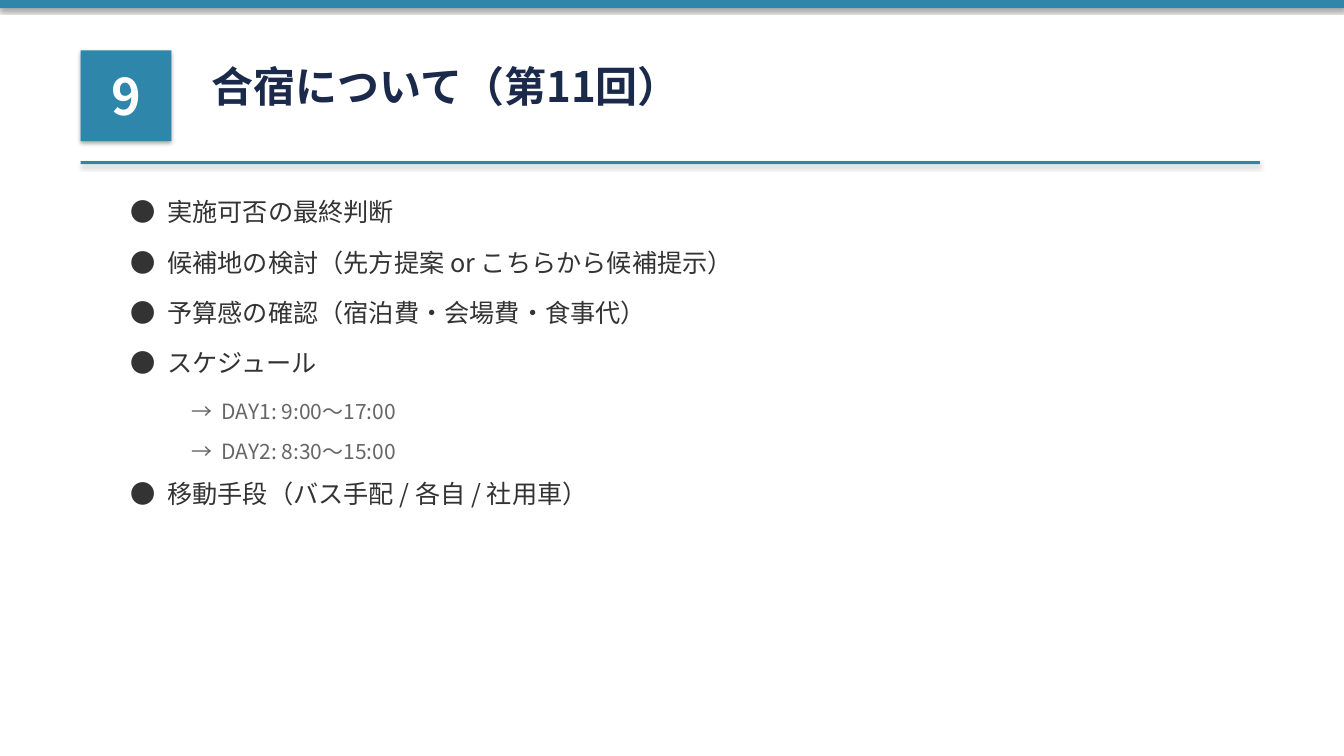
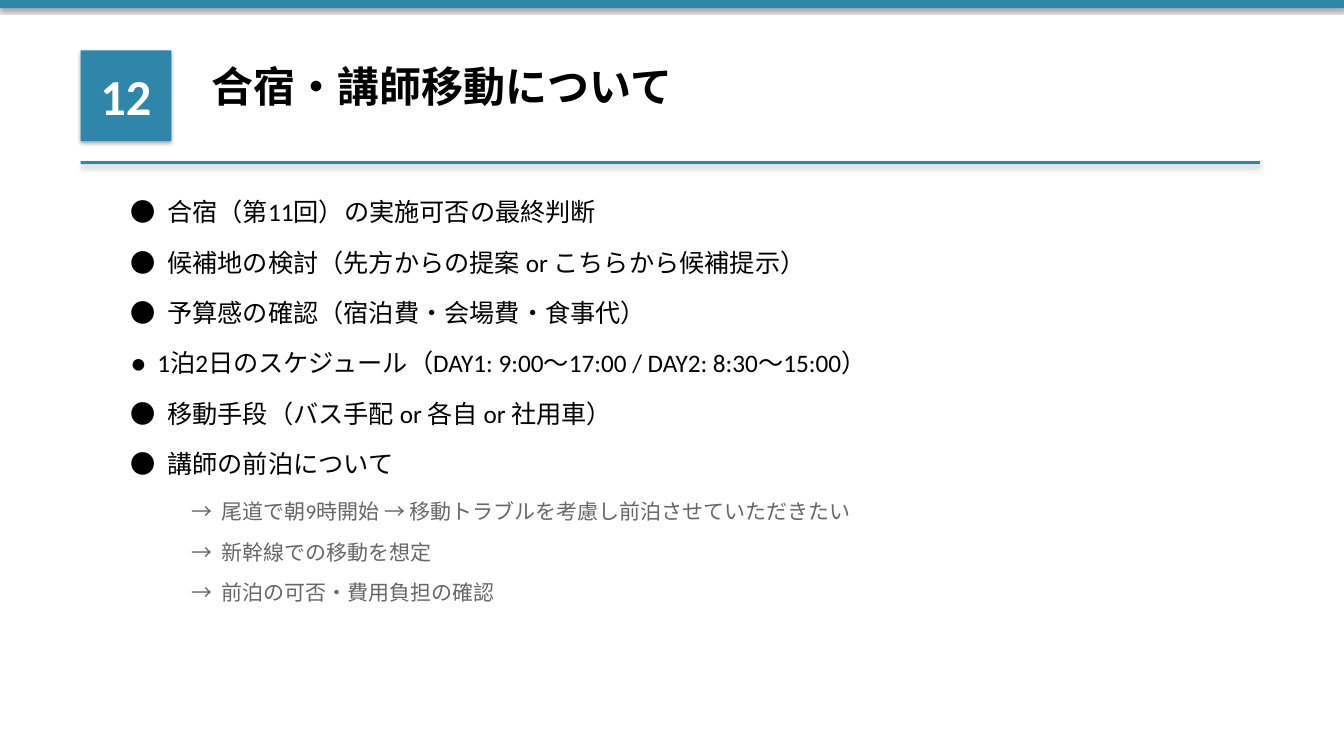
Before and after one commit to ennoshita-inc/training-taiko-kanri, a slide deck: slide 14 of clients/大晃産業/03_日程調整/【アジェンダ】20260323_打合せ.pptx (slide 11 before the commit). Drawn at 1344x756 pixels with LibreOffice and Linux fonts; fonts in the diff are those of the drawing. Boxes give left, top, right and bottom in pixels: in the first picture for what was removed or moved away, otherwise in the second. Text is boxed around its words. In the diff, an @@ line names an element or a change of style, - is before the commit and + after.

```diff
--- a/clients/大晃産業/03_日程調整/【アジェンダ】20260323_打合せ.pptx
+++ b/clients/大晃産業/03_日程調整/【アジェンダ】20260323_打合せ.pptx
@@ text in rectangle at [100, 82, 151, 115]: text changed; font Noto Sans CJK JP to Calibri @@
-9
+12
@@ text at [211, 66, 672, 106]: text changed; font Noto Sans CJK JP to Calibri; text colour #1B2A4A to #000000 @@
-合宿について（第11回）
+合宿・講師移動について
@@ text at [167, 199, 596, 224]: text changed; font Noto Sans CJK JP to Calibri; text colour #333333 to #000000 @@
-● 実施可否の最終判断
+● 合宿（第11回）の実施可否の最終判断
@@ text at [167, 250, 806, 275]: text changed; font Noto Sans CJK JP to Calibri; text colour #333333 to #000000 @@
-● 候補地の検討（先方提案 or こちらから候補提示）
+● 候補地の検討（先方からの提案 or こちらから候補提示）
@@ text "● 予算感の確認（宿泊費・会場費・食事代）" at [167, 300, 646, 325]: font Noto Sans CJK JP to Calibri, text colour #333333 to #000000 @@
@@ text at [157, 352, 867, 375]: text changed; font Noto Sans CJK JP to Calibri; text colour #333333 to #000000 @@
-● スケジュール
+● 1泊2日のスケジュール（DAY1: 9:00〜17:00 / DAY2: 8:30〜15:00）
@@ text at [167, 401, 612, 426]: text changed; font Noto Sans CJK JP to Calibri; text colour #333333 to #000000 @@
-● 移動手段（バス手配 / 各自 / 社用車）
+● 移動手段（バス手配 or 各自 or 社用車）
@@ text removed at [222, 403, 396, 419] @@
-→ DAY1: 9:00〜17:00
@@ text at [167, 452, 393, 475]: text changed; size 15 to 18 pt; font Noto Sans CJK JP to Calibri; text colour #666666 to #000000 @@
-→ DAY2: 8:30〜15:00
+● 講師の前泊について
@@ text added at [222, 501, 851, 521], 15 pt, text #666666 @@
+→ 尾道で朝9時開始 → 移動トラブルを考慮し前泊させていただきたい
@@ text added at [222, 542, 432, 562], 15 pt, text #666666 @@
+→ 新幹線での移動を想定
@@ text added at [222, 582, 495, 602], 15 pt, text #666666 @@
+→ 前泊の可否・費用負担の確認
```
Also in this commit, not shown: 13 other slides changed, 3 slides added, 1 slide removed, 2 other files.
